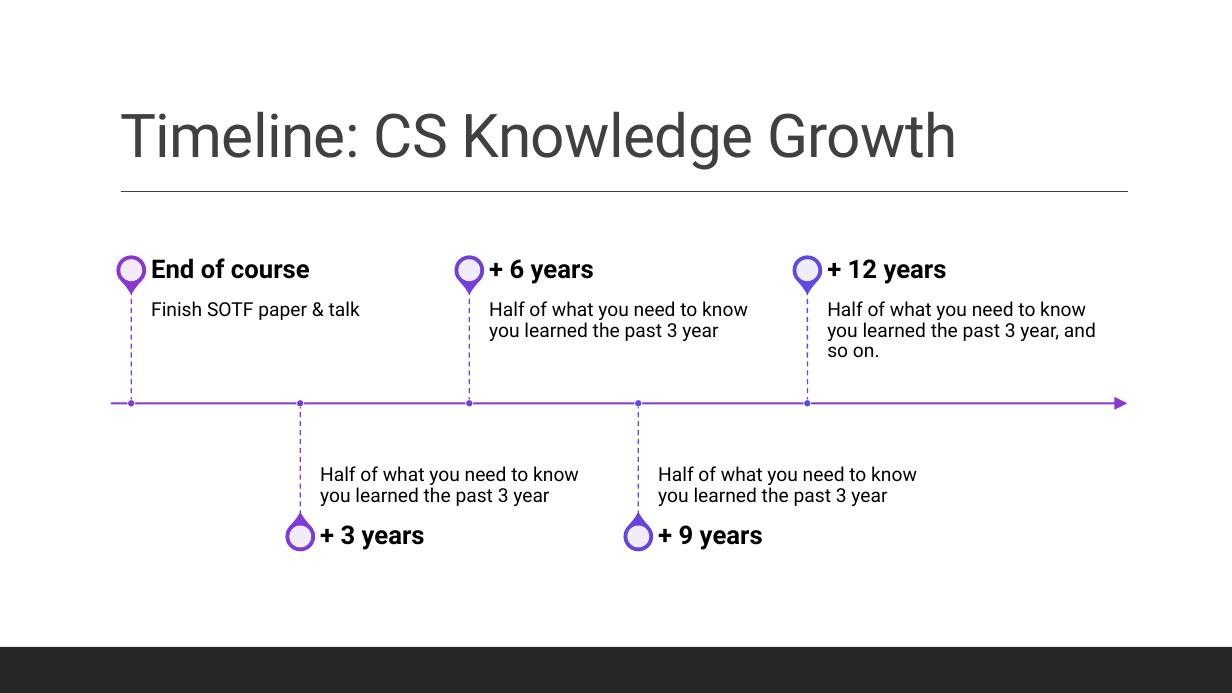
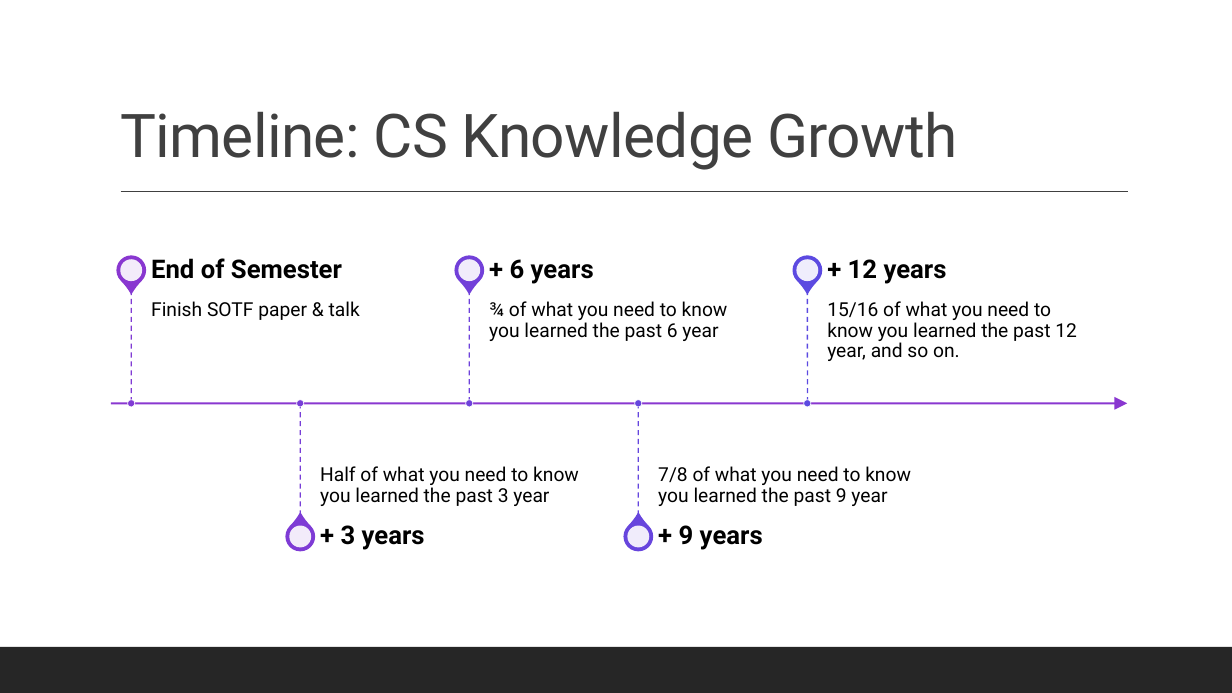
Before and after one commit to maherou/Teaching, a slide deck: slide 5 of files/CS373/IntroToCompSciResearch.pptx. Drawn at 1232x693 pixels with LibreOffice and Linux fonts; fonts in the diff are those of the drawing. Boxes give left, top, right and bottom in pixels: in the first picture for what was removed or moved away, otherwise in the second. Text is boxed around its words. In the diff, an @@ line names an element or a change of style, - is before the commit and + after.

```diff
--- a/files/CS373/IntroToCompSciResearch.pptx
+++ b/files/CS373/IntroToCompSciResearch.pptx
@@ text at [151,258,342,279]: text changed @@
-End of course
+End of Semester
@@ text at [489,301,728,341]: text changed @@
-Half of what you need to know you learned the past 3 year
+¾ of what you need to know you learned the past 6 year
@@ text at [827,301,1077,361]: text changed @@
-Half of what you need to know you learned the past 3 year, and so on.
+15/16 of what you need to know you learned the past 12 year, and so on.
@@ text at [658,466,911,506]: text changed @@
-Half of what you need to know you learned the past 3 year
+7/8 of what you need to know you learned the past 9 year
```
Also in this commit, not shown: 3 other slides changed, 1 slide added, 8 other files.
